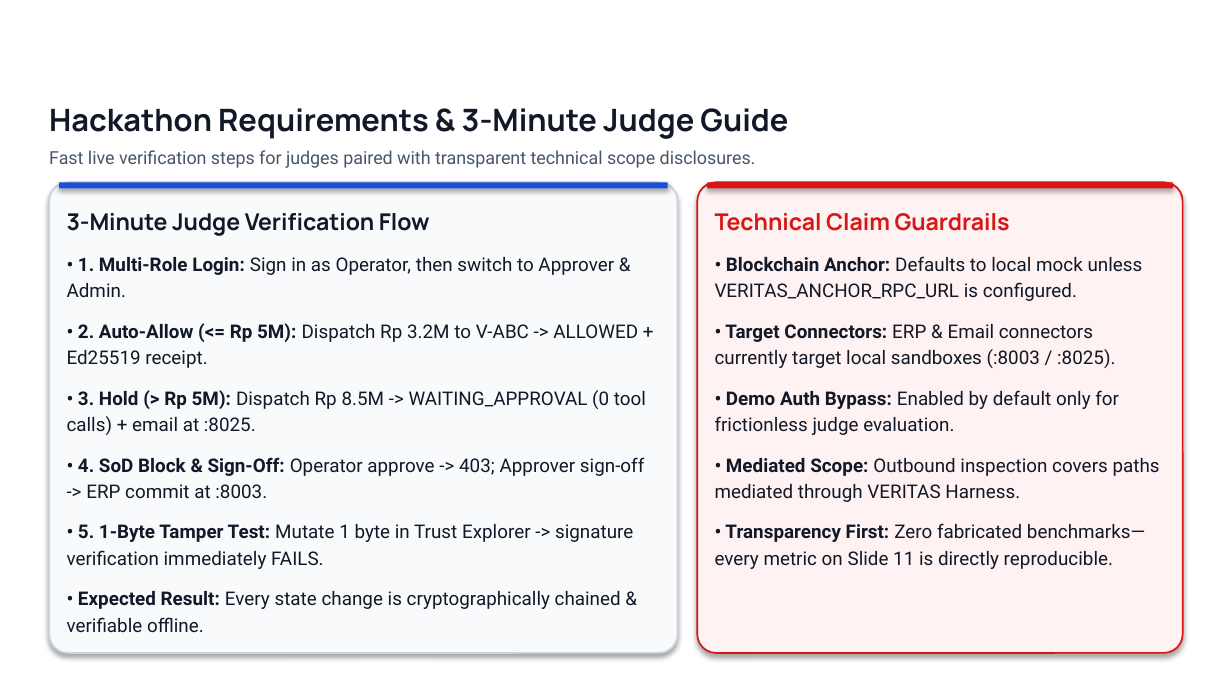
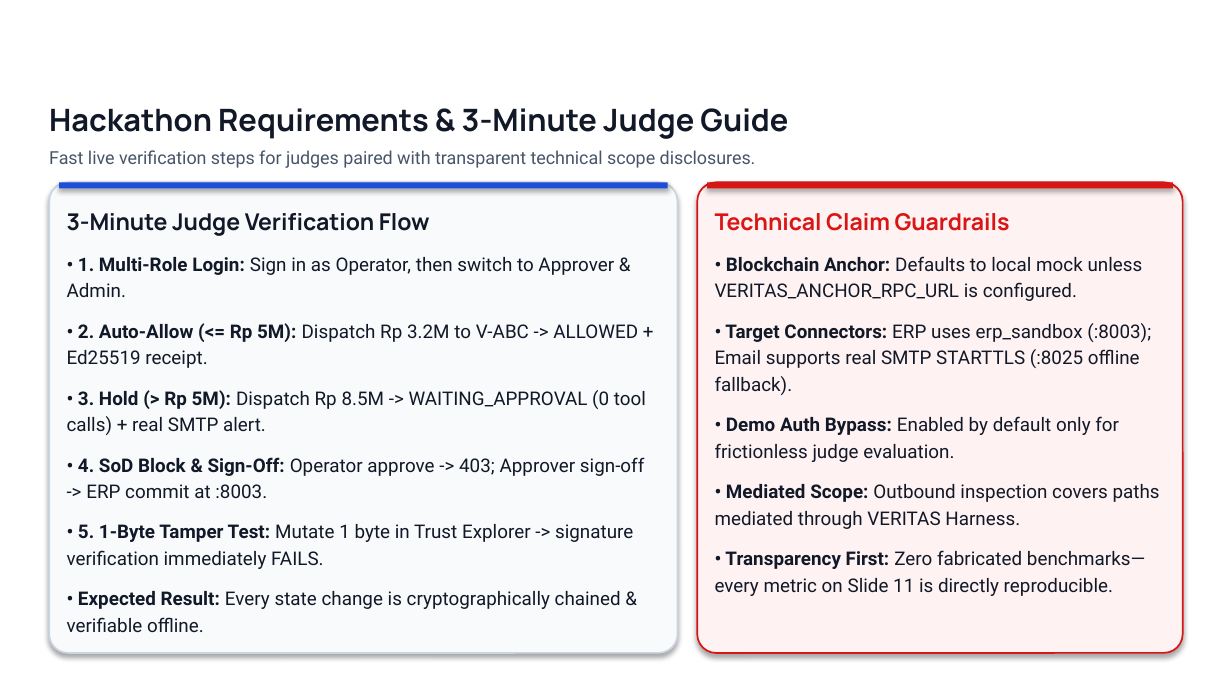
Before and after one commit to ArrafiNurHafiz/Veritas-Ai, a slide deck: slide 14 of docs/VERITAS_AI_Build2036_Deck.pptx. Drawn at 1232x693 pixels with LibreOffice and Linux fonts; fonts in the diff are those of the drawing; background and template pictures are left out. Boxes give left, top, right and bottom in pixels: in the first picture for what was removed or moved away, otherwise in the second. Text is boxed around its words. In the diff, an @@ line names an element or a change of style, - is before the commit and + after.

Commit message:
docs: clarify real SMTP STARTTLS support across README, pitch deck, and reference

```diff
--- a/docs/VERITAS_AI_Build2036_Deck.pptx
+++ b/docs/VERITAS_AI_Build2036_Deck.pptx
@@ text at [715, 323, 1151, 395]: text changed @@
-• Target Connectors: ERP & Email connectors currently target local sandboxes (:8003 / :8025).
+• Target Connectors: ERP uses erp_sandbox (:8003); Email supports real SMTP STARTTLS (:8025 offline fallback).
@@ text at [67, 390, 646, 435]: text changed @@
-• 3. Hold (> Rp 5M): Dispatch Rp 8.5M -> WAITING_APPROVAL (0 tool calls) + email at :8025.
+• 3. Hold (> Rp 5M): Dispatch Rp 8.5M -> WAITING_APPROVAL (0 tool calls) + real SMTP alert.
```
Also in this commit, not shown: 4 other slides changed, 2 other files.
